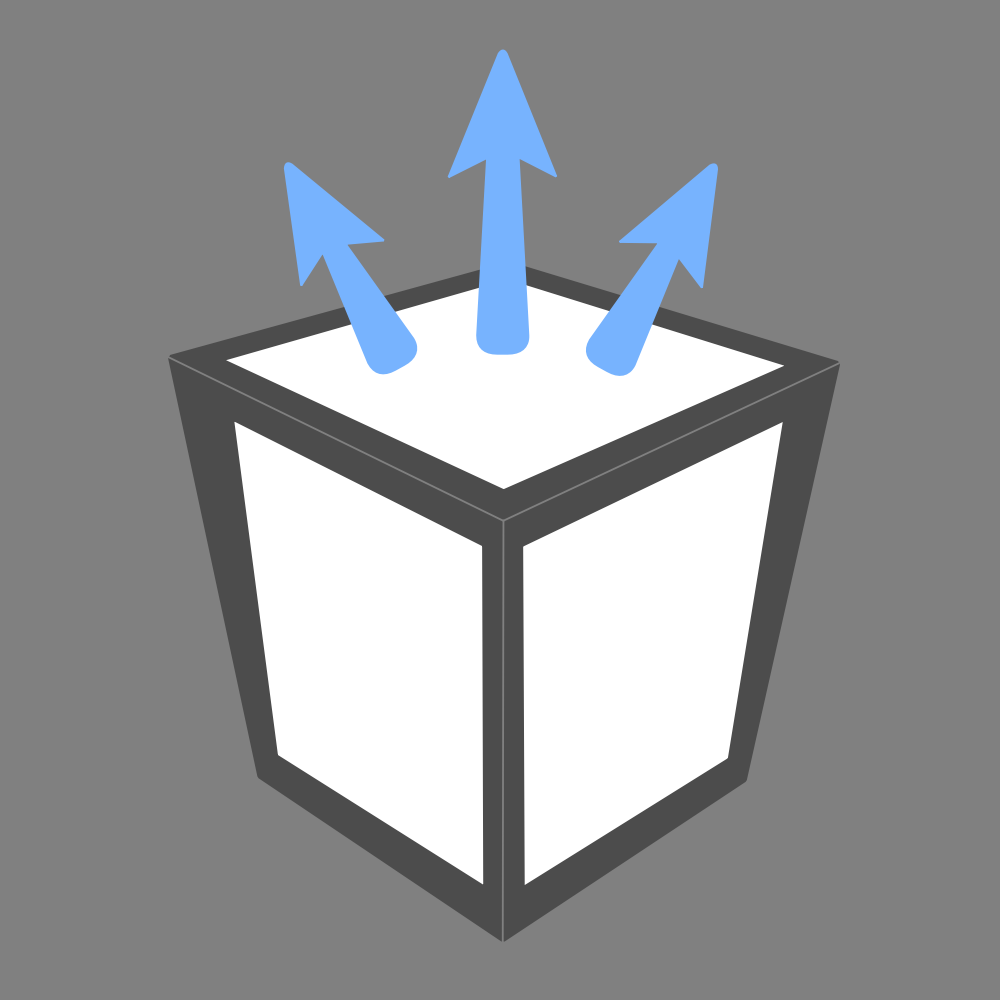
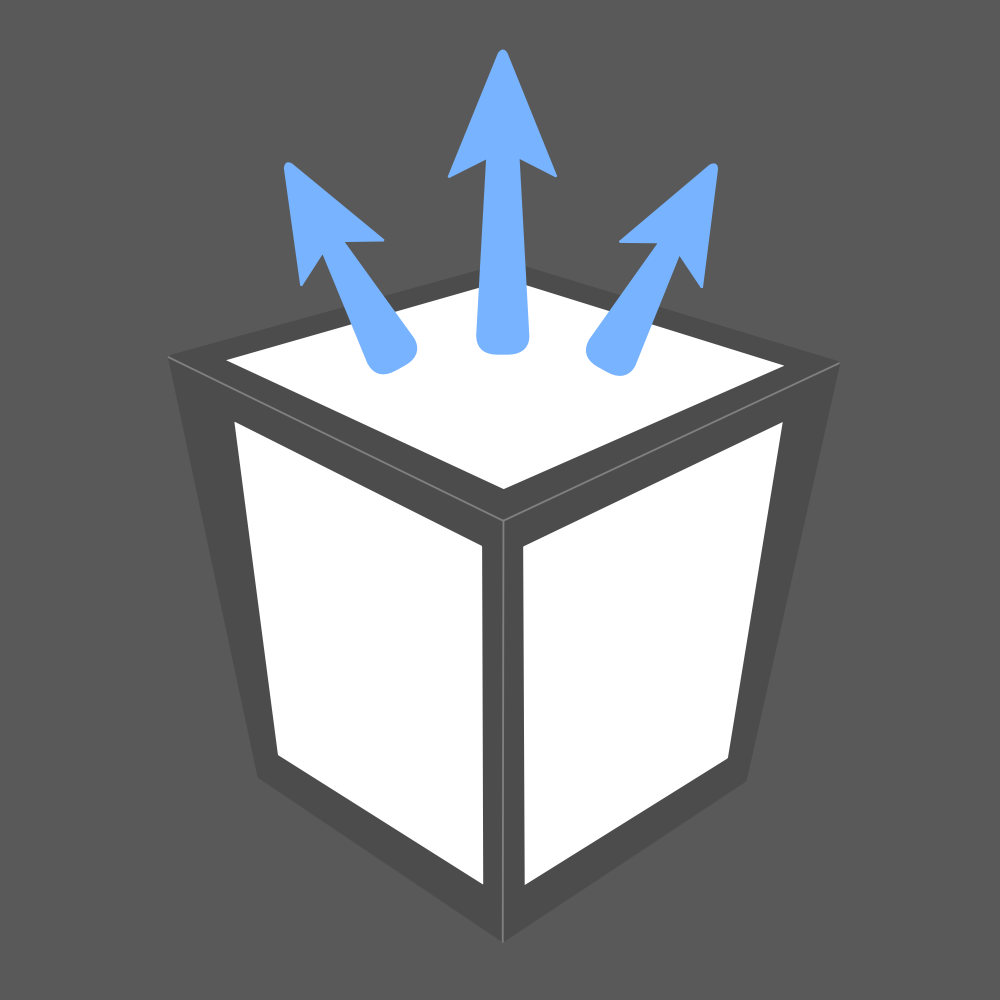
The second (1000, 1000) image is a revision of the first. Changes to its layers:
pixels changed over [0, 0, 1000, 1000] (layer not identified)